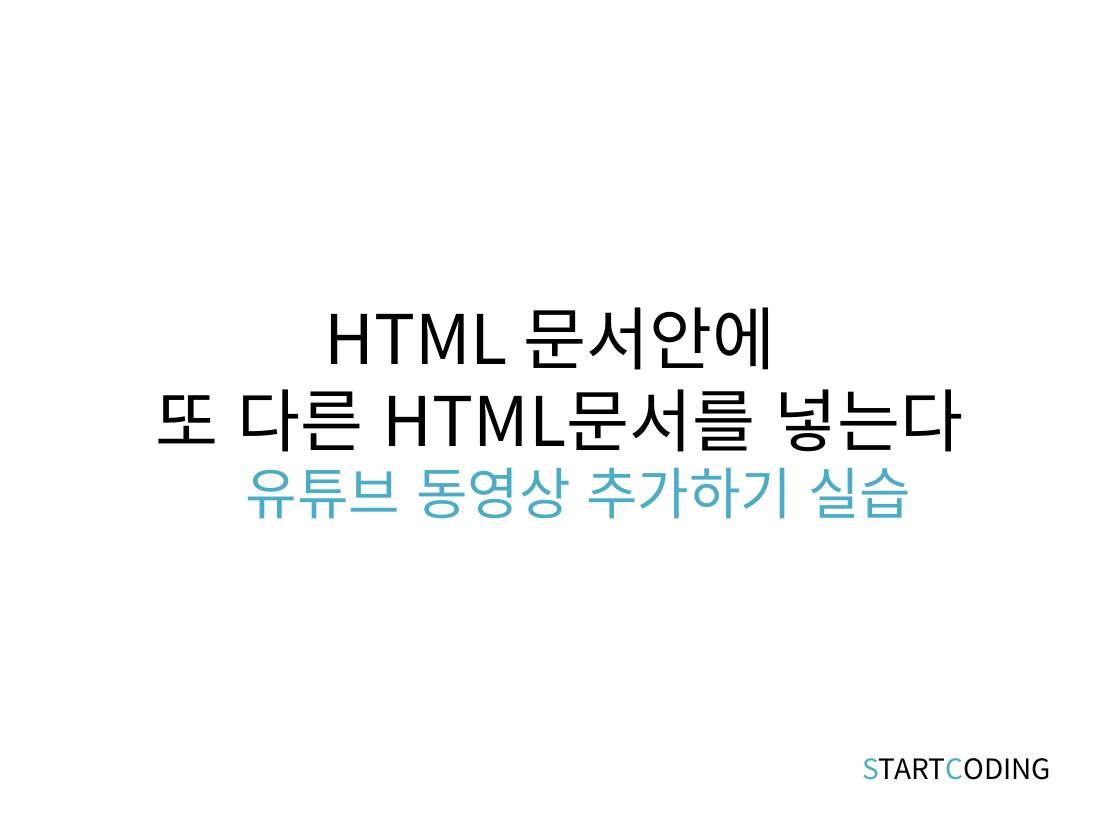
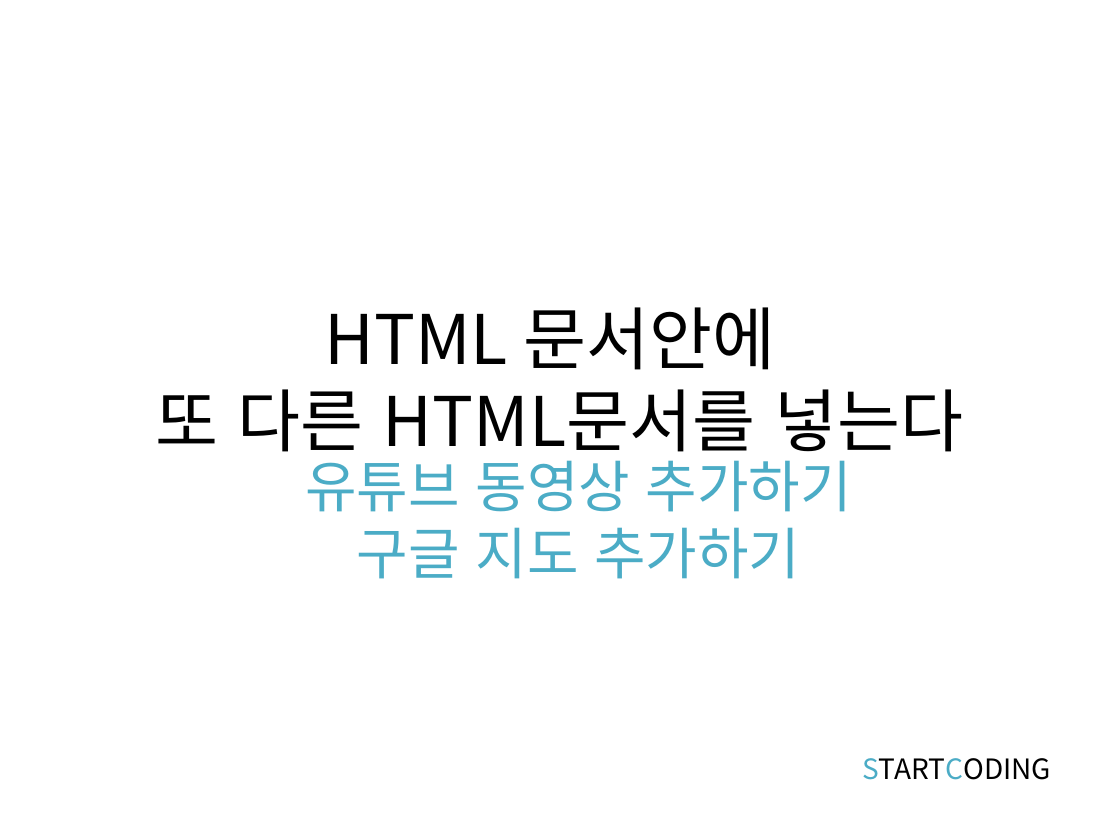
Before and after one commit to kwonkijun/web, a slide deck: slide 10 of 프론트엔드기초(PPT)/HTML5 3강_멀티미디어태그.pptx. Drawn at 1120x840 pixels with LibreOffice and Linux fonts; fonts in the diff are those of the drawing. Boxes give left, top, right and bottom in pixels: in the first picture for what was removed or moved away, otherwise in the second. Text is boxed around its words. In the diff, an @@ line names an element or a change of style, - is before the commit and + after.

```diff
--- a/프론트엔드기초(PPT)/HTML5 3강_멀티미디어태그.pptx
+++ b/프론트엔드기초(PPT)/HTML5 3강_멀티미디어태그.pptx
@@ text at [305,451,852,579]: text changed @@
-유튜브 동영상 추가하기 실습
+유튜브 동영상 추가하기
+구글 지도 추가하기
```
Also in this commit, not shown: 1 other slide changed, 13 other files.
